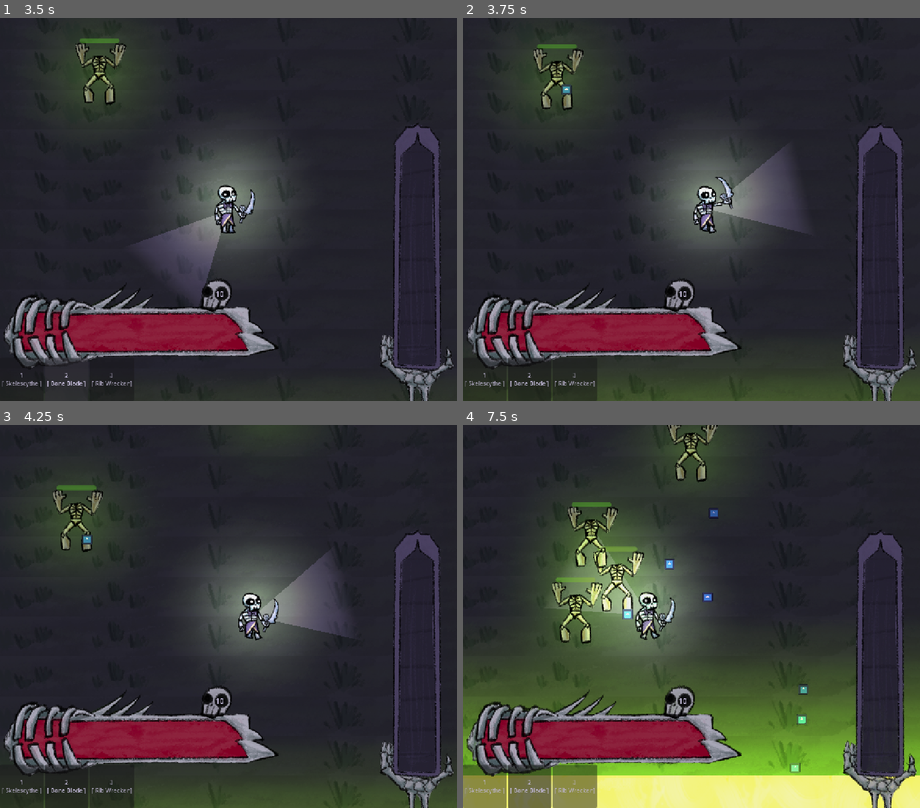
Above: before the commit, frames 1-4 (two rows, left to right).
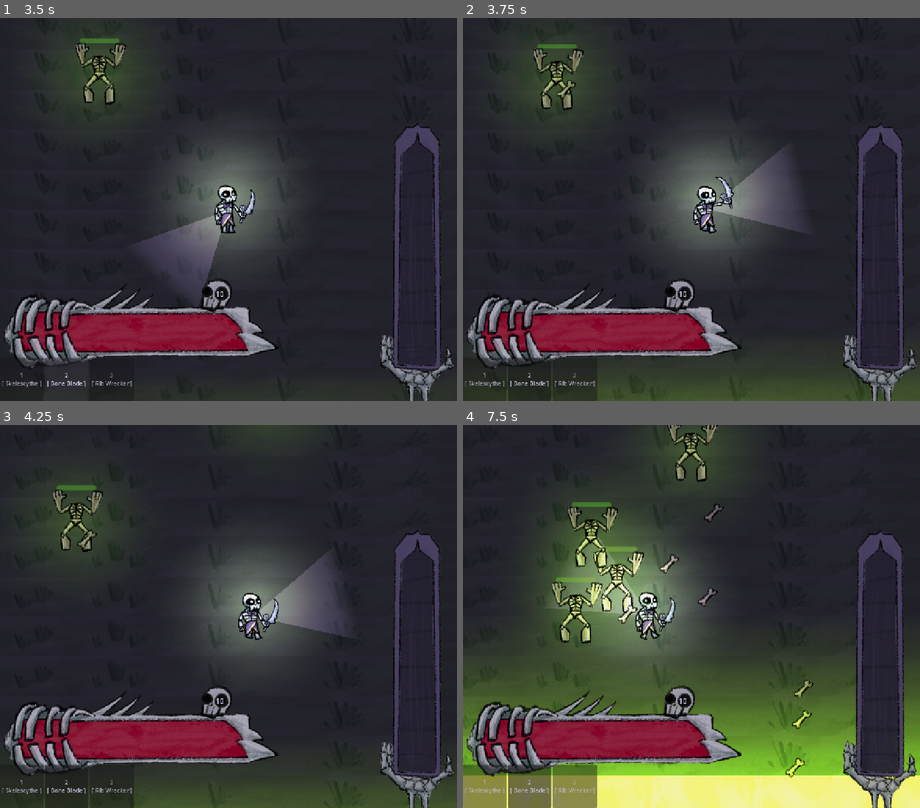
Above: after the commit, the same moments.

Repository: atlanticbomber/CranberryJam_Skeleton-fight
Game: Godot game, scene res://Scenes/start_screen.tscn
Two runs of this game, one before a commit and one after it. Both use one fixed random seed, a clock stepped at 60 frames per second and the inputs below. The engine's default icon, where the game draws it, is replaced by a stand-in: a white triangle on a blue panel in a dark square.
Inputs (mouse positions are in pixels of both pictures, inside the frame that each line leads up to):
- Up to frame 1 (3.5 s): click (347, 255) at 0.5 s; click "10" at 1.25 s; click "1 [ Skelescythe ]" at 2 s; click "2 [ Bone Blade ]" at 2.75 s
- Up to frame 2 (3.75 s): tap Enter (ui_accept) at 3.5 s; move the mouse to (792, 190) at 3.52 s; hold D (right) from 3.53 s (still down); click (792, 190) at 3.6 s
- Up to frame 3 (4.25 s): keep holding D (right); tap Enter (ui_accept) at 3.77 s
- Up to frame 4 (7.5 s): move the mouse to (600, 635) at 4.27 s; release D (right) at 4.28 s; hold S (down) 4.28-5.03 s; tap 1 (Slot1) at 4.35 s; tap Enter (ui_accept) at 4.52, 6.02, 6.77 s; click (600, 635) at 4.55 s; move the mouse to (737, 532) at 5.02 s; hold D (right) 5.03-5.78 s; tap 2 (Slot2) at 5.1 s; click (737, 532) at 5.3 s; move the mouse to (668, 693) at 5.77 s; hold W (up) 5.78-6.53 s; tap 3 (Slot3) at 5.85 s; click (668, 693) at 6.05 s; move the mouse to (828, 673) at 6.52 s; hold A (left) from 6.53 s (still down); click (828, 673) at 6.6 s; move the mouse to (554, 559) at 7.27 s; tap Space (roll) at 7.35 s

Frame 1 is identical in both runs. In frame 2, 0.1% of the frame differs, in the area x 20-25%, y 16-22%; in frame 3, less than 0.1%; in frame 4, 0.7%, in the area x 33-77%, y 20-93%.

Commit message:
headless and imp

Diff:
--- a/the-legend-of-sir-skelebones/Resources/Enemy/BasicEnemy.tres
+++ b/the-legend-of-sir-skelebones/Resources/Enemy/BasicEnemy.tres
@@ -1,8 +1,12 @@
 [gd_resource type="Resource" script_class="EnemyResource" format=3 uid="uid://boc48dfmmofmd"]
 
 [ext_resource type="Script" uid="uid://i70lelemux25" path="res://Resources/Enemy/EnemyResource.gd" id="1_8taft"]
+[ext_resource type="Texture2D" uid="uid://di6t0h4iormj2" path="res://Sprites/Enemies/HeadlessProjectile.png" id="1_qjfqu"]
+[ext_resource type="Texture2D" uid="uid://dt4ntw4qxl741" path="res://Sprites/Enemies/Headless.png" id="3_7g22k"]
 
 [resource]
 script = ExtResource("1_8taft")
 stopRange = 500.0
+sprite = ExtResource("3_7g22k")
+projTexture = ExtResource("1_qjfqu")
 metadata/_custom_type_script = "uid://i70lelemux25"
--- a/the-legend-of-sir-skelebones/Resources/Enemy/EnemyResource.gd
+++ b/the-legend-of-sir-skelebones/Resources/Enemy/EnemyResource.gd
@@ -9,9 +9,11 @@
 @export var attackWaitTime: float =  1.0
 @export var projectileFile: String = "res://Scenes/enemyProjectiles/enemy_projectile.tscn"
 @export var VitaminDrop: int = 1
+@export var sprite:Texture
 
 #Projectile Stuff
 @export var melee = false
 @export var projSpeed: float = 300.0
 @export var projDistance: float = 1000.0
 @export var projDamage: float = 10.0
+@export var projTexture:Texture
--- a/the-legend-of-sir-skelebones/Resources/Enemy/FastMelee.tres
+++ b/the-legend-of-sir-skelebones/Resources/Enemy/FastMelee.tres
@@ -1,13 +1,20 @@
 [gd_resource type="Resource" script_class="EnemyResource" format=3 uid="uid://clvgi6tynb3yq"]
 
+[ext_resource type="Texture2D" uid="uid://ckxqyruq7xd7r" path="res://icon.svg" id="1_6a2dh"]
 [ext_resource type="Script" uid="uid://i70lelemux25" path="res://Resources/Enemy/EnemyResource.gd" id="1_var75"]
+[ext_resource type="Texture2D" uid="uid://s2h21qehf1mf" path="res://Sprites/Enemies/Imp.png" id="3_e54yy"]
 
 [resource]
 script = ExtResource("1_var75")
 maxHP = 70.0
 speed = 450.0
 snapshotWaitTime = 0.4
-stopRange = 100.0
+stopRange = 180.0
 attackDelay = 0.3
 attackWaitTime = 0.5
+sprite = ExtResource("3_e54yy")
+melee = true
+projSpeed = 1000.0
+projDistance = 220.0
+projTexture = ExtResource("1_6a2dh")
 metadata/_custom_type_script = "uid://i70lelemux25"
--- /dev/null
+++ b/the-legend-of-sir-skelebones/Resources/Enemy/Headless.tres
@@ -0,0 +1,15 @@
+[gd_resource type="Resource" script_class="EnemyResource" format=3 uid="uid://b8qot1o7yi7sj"]
+
+[ext_resource type="Script" uid="uid://i70lelemux25" path="res://Resources/Enemy/EnemyResource.gd" id="1_hghib"]
+[ext_resource type="Texture2D" uid="uid://di6t0h4iormj2" path="res://Sprites/Enemies/HeadlessProjectile.png" id="1_mykma"]
+[ext_resource type="Texture2D" uid="uid://dt4ntw4qxl741" path="res://Sprites/Enemies/Headless.png" id="3_jy7d0"]
+
+[resource]
+script = ExtResource("1_hghib")
+speed = 320.0
+snapshotWaitTime = 1.0
+stopRange = 400.0
+sprite = ExtResource("3_jy7d0")
+projSpeed = 380.0
+projTexture = ExtResource("1_mykma")
+metadata/_custom_type_script = "uid://i70lelemux25"
--- a/the-legend-of-sir-skelebones/Scenes/enemyProjectiles/enemy_projectile.tscn
+++ b/the-legend-of-sir-skelebones/Scenes/enemyProjectiles/enemy_projectile.tscn
@@ -2,14 +2,17 @@
 
 [ext_resource type="Script" uid="uid://v3ov4fmbfjpk" path="res://Scripts/enemy_projectile.gd" id="1_ibebl"]
 [ext_resource type="Texture2D" uid="uid://ckxqyruq7xd7r" path="res://icon.svg" id="2_gjudp"]
+[ext_resource type="Texture2D" uid="uid://di6t0h4iormj2" path="res://Sprites/Enemies/HeadlessProjectile.png" id="3_vnrm3"]
 
 [sub_resource type="CircleShape2D" id="CircleShape2D_ibebl"]
-radius = 14.0
+radius = 25.019993
 
 [node name="EnemyProjectile" type="Area2D" unique_id=1302272890]
 script = ExtResource("1_ibebl")
 speed = 300.0
 distance = 1000.0
+texture = ExtResource("2_gjudp")
+metadata/_edit_vertical_guides_ = [-12.0, 12.0]
 
 [node name="CollisionShape2D" type="CollisionShape2D" parent="." unique_id=1554850577]
 rotation = 1.5707964
@@ -18,8 +21,7 @@
 [node name="Icon" type="Sprite2D" parent="CollisionShape2D" unique_id=1413470676]
 show_behind_parent = true
 rotation = -1.5707964
-scale = Vector2(0.2, 0.2)
-texture = ExtResource("2_gjudp")
+texture = ExtResource("3_vnrm3")
 
 [connection signal="area_entered" from="." to="." method="_on_area_entered"]
 [connection signal="body_entered" from="." to="." method="_on_body_entered"]
--- a/the-legend-of-sir-skelebones/Scenes/temp.tscn
+++ b/the-legend-of-sir-skelebones/Scenes/temp.tscn
@@ -4,7 +4,8 @@
 [ext_resource type="PackedScene" uid="uid://c55kltgk0j6d5" path="res://Scenes/skelebro.tscn" id="2_0pn8h"]
 [ext_resource type="PackedScene" uid="uid://cax1c2xwd5jge" path="res://Scenes/game_ui.tscn" id="3_0pn8h"]
 [ext_resource type="PackedScene" uid="uid://0dfn1g4ehexj" path="res://Scenes/enemy.tscn" id="3_tj4h3"]
-[ext_resource type="Resource" uid="uid://boc48dfmmofmd" path="res://Resources/Enemy/BasicEnemy.tres" id="5_upyjs"]
+[ext_resource type="Resource" uid="uid://b8qot1o7yi7sj" path="res://Resources/Enemy/Headless.tres" id="5_kgdlg"]
+[ext_resource type="Resource" uid="uid://clvgi6tynb3yq" path="res://Resources/Enemy/FastMelee.tres" id="6_kgdlg"]
 
 [node name="Temp" type="Node2D" unique_id=1692386343]
 
@@ -34,8 +35,8 @@
 [node name="Enemy" parent="." unique_id=104442209 instance=ExtResource("3_tj4h3")]
 position = Vector2(434, 503)
 motion_mode = 1
-EN = ExtResource("5_upyjs")
+EN = ExtResource("5_kgdlg")
 
 [node name="Enemy2" parent="." unique_id=1993680582 instance=ExtResource("3_tj4h3")]
 position = Vector2(-124, 684)
-EN = ExtResource("5_upyjs")
+EN = ExtResource("6_kgdlg")
--- a/the-legend-of-sir-skelebones/Scripts/enemy.gd
+++ b/the-legend-of-sir-skelebones/Scripts/enemy.gd
@@ -22,18 +22,20 @@
 var attackWaitTime: float = EN.attackWaitTime
 var attackDelay: float = EN.attackDelay
 signal dying
+
 func _ready() -> void:
 	$ProgressBar.max_value = MaxEnemyHP
 	$ProgressBar.value = EnemyHP
+	$Imp.texture = EN.sprite
 	print(stopRange)
 
 func _physics_process(_delta: float) -> void:
 	#print(position.distance_to(Stats.PlayerLocation))
 	#print(timerKnock.is_stopped(), timerKnock.time_left)
 	if timerKnock.is_stopped():
-		if position.distance_to(Stats.PlayerLocation) > stopRange:
+		if position.distance_to(Stats.PlayerLocation) > EN.stopRange:
 			velocity = (playerSnapshot - position).normalized() * SPEED
-		elif position.distance_to(Stats.PlayerLocation) < stopRange/2:
+		elif position.distance_to(Stats.PlayerLocation) < EN.stopRange/2:
 			velocity = -(playerSnapshot - position).normalized() * SPEED
 		else:
 			attack()
@@ -72,6 +74,7 @@
 		newBullet.distance = EN.projDistance
 		newBullet.damage = EN.projDamage
 		newBullet.melee = EN.melee
+		newBullet.texture = EN.projTexture
 		get_parent().add_child(newBullet)
 
 		timerAttack.start(EN.attackWaitTime)
--- a/the-legend-of-sir-skelebones/Scripts/enemy_projectile.gd
+++ b/the-legend-of-sir-skelebones/Scripts/enemy_projectile.gd
@@ -5,13 +5,15 @@
 @export var distance: float = 100.0
 @export var damage:float = 10.0
 @export var melee:bool = false
-
+@export var texture:Texture
 var direction: Vector2
 var startPosition:Vector2
 func _ready() -> void:
 	startPosition = position
 	if melee:
 		visible = false
+	else:
+		$CollisionShape2D/Icon.texture = texture
 
 func _process(delta: float) -> void:
 	position += Vector2(speed,speed) * direction * delta
Binary file added: the-legend-of-sir-skelebones/Sprites/Enemies/HeadlessProjectile.png
Not shown, added: the-legend-of-sir-skelebones/Sprites/Enemies/HeadlessProjectile.png.import
